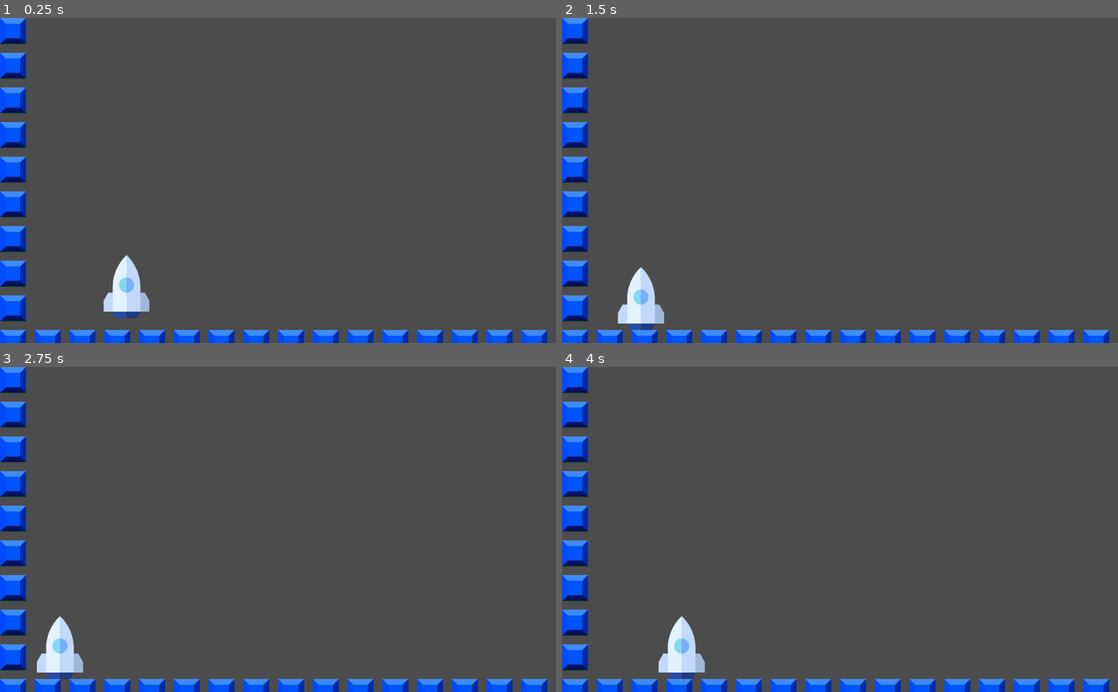
Above: before the commit, frames 1-4 (two rows, left to right).
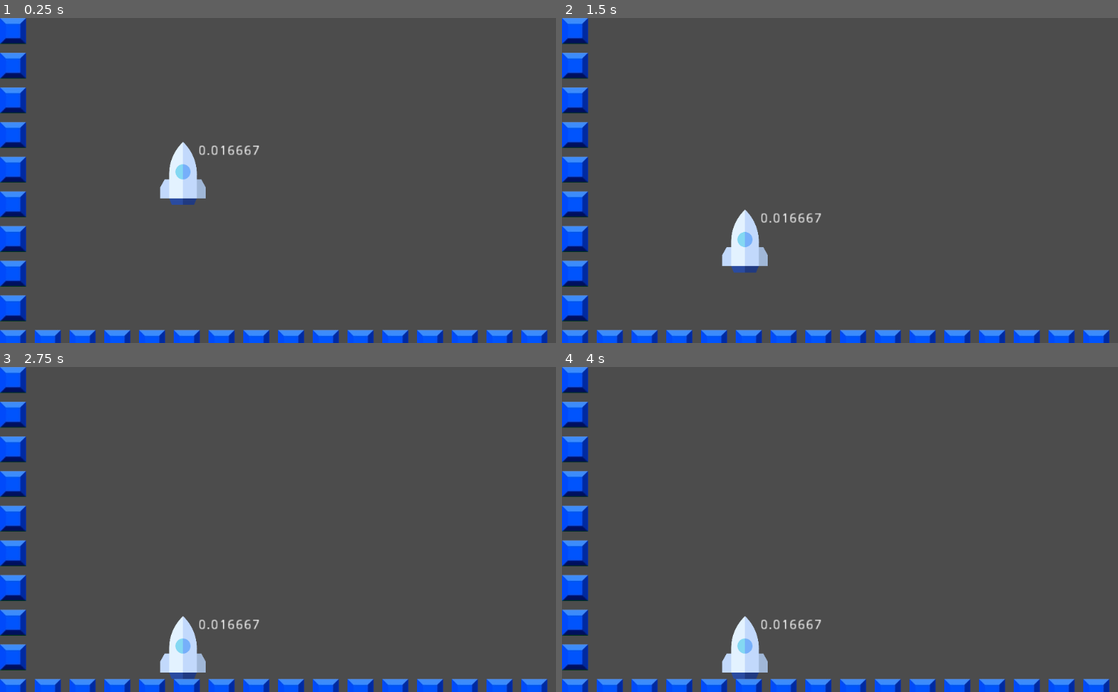
Above: after the commit, the same moments.

Repository: paul-asvb/raekaetae
Game: Godot game, scene res://src/levels/TestLevel.tscn
Two runs of this game, one before a commit and one after it. Both use one fixed random seed, a clock stepped at 60 frames per second and the inputs below.
Inputs:
- Up to frame 1 (0.25 s): no input
- Up to frame 2 (1.5 s): hold Right (move_right) 0.53-1.28 s; hold A (move_left) from 1.28 s (still down)
- Up to frame 3 (2.75 s): release A (move_left) at 2.03 s; hold Right (move_right) from 2.03 s (still down)
- Up to frame 4 (4 s): tap Enter at 3.5 s; release Right (move_right) at 3.53 s; hold A (move_left) from 3.53 s (still down)

The runs differ from the first frame. In frame 1, 2.1% of the frame differs, in the area x 18-47%, y 38-93%; in frame 2, 2.1%, in the area x 10-47%, y 58-96%; in frame 3, 2.1%; in frame 4, 2.1%.

Commit message:
add debug label

Diff:
--- a/project.godot
+++ b/project.godot
@@ -38,6 +38,11 @@
 , Object(InputEventKey,"resource_local_to_scene":false,"resource_name":"","device":0,"alt":false,"shift":false,"control":false,"meta":false,"command":false,"pressed":false,"scancode":68,"unicode":0,"echo":false,"script":null)
  ]
 }
+thrust={
+"deadzone": 0.5,
+"events": [ Object(InputEventKey,"resource_local_to_scene":false,"resource_name":"","device":0,"alt":false,"shift":false,"control":false,"meta":false,"command":false,"pressed":false,"scancode":32,"unicode":0,"echo":false,"script":null)
+ ]
+}
 
 [layer_names]
 
--- a/src/actors/Player.gd
+++ b/src/actors/Player.gd
@@ -10,8 +10,12 @@
 	velocity.y = gravity *delta
 	velocity.y= max(velocity.y,speed.y)
 	velocity = move_and_slide(velocity)
-	var direction: = Vector2(Input.get_action_strength("move_left")-Input.get_action_strength("move_right"),0)
-	velocity= speed * direction
+	#var direction: = Vector2(Input.get_action_strength("move_left")-Input.get_action_strength("move_right"),0)
+	#velocity= speed * direction
+
+	var lab = get_node("Label")
+	lab.set_text(String(delta))
+
 	return
 
 
--- a/src/actors/Player.tscn
+++ b/src/actors/Player.tscn
@@ -18,3 +18,15 @@
 texture = ExtResource( 1 )
 
 [node name="CollisionPolygon2D" type="CollisionPolygon2D" parent="."]
+
+[node name="Label" type="Label" parent="."]
+margin_left = 92.0
+margin_top = -178.0
+margin_right = 132.0
+margin_bottom = -164.0
+rect_scale = Vector2( 6.36, 5.88 )
+text = "text"
+__meta__ = {
+"_edit_use_anchors_": false,
+"_editor_description_": "text"
+}
--- a/src/levels/TestLevel.tscn
+++ b/src/levels/TestLevel.tscn
@@ -38,5 +38,5 @@
 tile_data = PoolIntArray( 0, 0, 0, 16, 0, 0, 65536, 0, 0, 65552, 0, 0, 131072, 0, 0, 131088, 0, 0, 196608, 0, 0, 196624 …(400 unchanged characters)…
 
 [node name="Player" parent="TileMap" instance=ExtResource( 2 )]
-position = Vector2( 233, 471 )
+position = Vector2( 337, 262 )
 scale = Vector2( 0.3, 0.3 )
